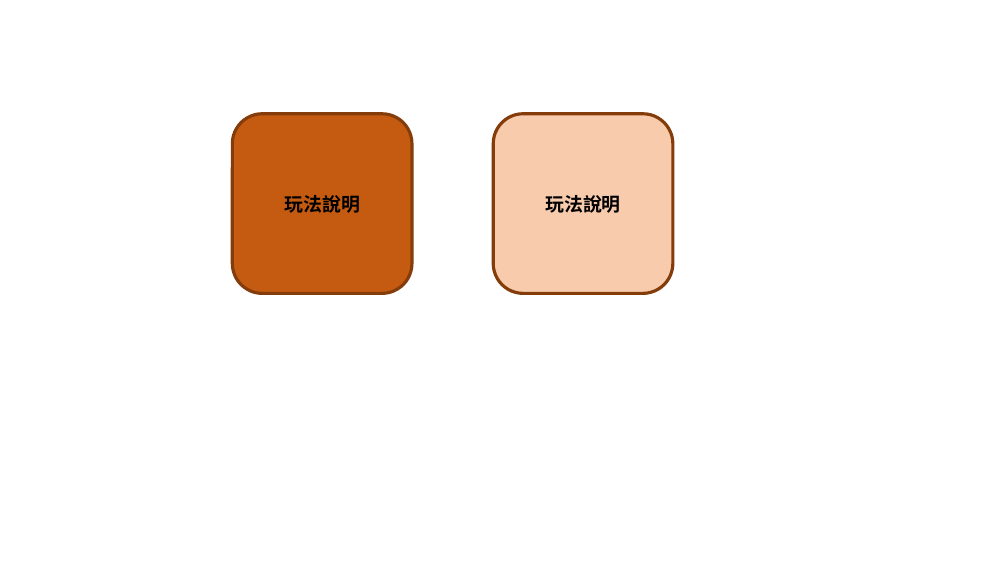
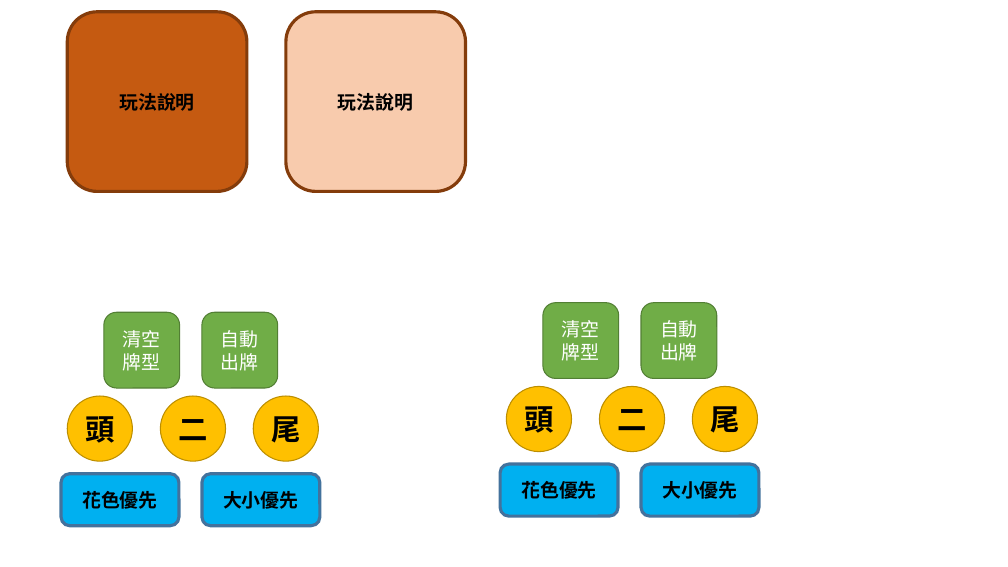
Before and after one commit to findketsuro/thirteen-branches, a slide deck: slide 4 of 圖片製作.pptx. Drawn at 1008x567 pixels with LibreOffice and Linux fonts; fonts in the diff are those of the drawing. Boxes give left, top, right and bottom in pixels: in the first picture for what was removed or moved away, otherwise in the second. Text is boxed around its words. In the diff, an @@ line names an element or a change of style, - is before the commit and + after.

```diff
--- a/圖片製作.pptx
+++ b/圖片製作.pptx
@@ rounded rectangle "玩法說明": place and size @@
-rounded rectangle "玩法說明" at box(232, 113, 412, 293)
+rounded rectangle "玩法說明" at box(67, 12, 247, 192)
@@ rounded rectangle "玩法說明": place and size @@
-rounded rectangle "玩法說明" at box(493, 113, 673, 293)
+rounded rectangle "玩法說明" at box(286, 12, 466, 192)
@@ rounded rectangle added at box(104, 312, 179, 388), fill #70AD47, outline #538035 1 pt, 18 pt, text #FFFFFF @@
+清空牌型
@@ rounded rectangle added at box(202, 312, 278, 388), fill #70AD47, outline #538035 1 pt, 18 pt, text #FFFFFF @@
+自動出牌
@@ group added at box(501, 302, 759, 516): 4 rounded rectangles, 3 ellipses @@
+花色優先
+大小優先
+頭
+二
+尾
+清空牌型
+自動出牌
@@ ellipse added at box(67, 396, 132, 461), fill #FFC000, outline #BD8E00 1 pt, 28 pt, text #000000, bold @@
+頭
@@ ellipse added at box(160, 396, 225, 461), fill #FFC000, outline #BD8E00 1 pt, 28 pt, text #000000, bold @@
+二
@@ ellipse added at box(253, 396, 318, 461), fill #FFC000, outline #BD8E00 1 pt, 28 pt, text #000000, bold @@
+尾
@@ rounded rectangle added at box(61, 474, 179, 526), fill #00B0F0, outline #43739E 3 pt, 18 pt, text #000000, bold @@
+花色優先
@@ rounded rectangle added at box(202, 474, 320, 526), fill #00B0F0, outline #43739E 3 pt, 18 pt, text #000000, bold @@
+大小優先
```
Also in this commit, not shown: 1 other slide changed, 20 other files.
